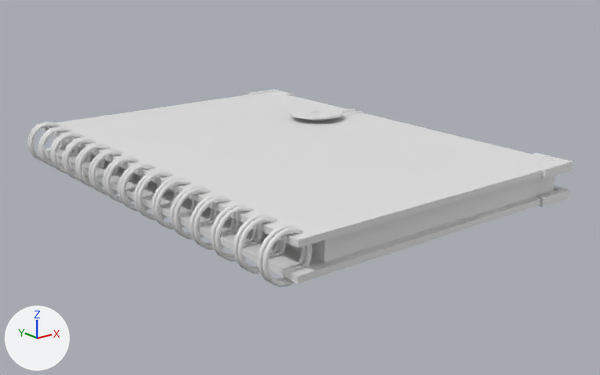
One commit to the FBX model Assets/Models/Environment/Personal Notebook.fbx: the scene before it, then after it.
Before and after are seen from a camera (50 mm lens) standing at (-0.186, -0.233, 0.133) and looking at (0.09, 0.112, -0.005). Lighting does not change. The marker at lower left points along +X, +Y and +Z. Where no turn or scale is listed for an object, it has been applied to the vertices.

The scene before the commit, as lines of its bpy script (objects in view):
```python
mat_personal_notebook = principled_material('Personal Notebook')
mat_personal_notebook.base_color = (0.8, 0.8, 0.8)  # white #e7e7e7
me_cylinder_012 = bpy.data.meshes.new('Cylinder.012')
me_cylinder_012.from_pydata(...)  # 6188 vertices, 6150 faces; spans x -0.012..0.177, y -0.002..0.251, z -0.002..0.023
me_cylinder_012.materials.append(mat_personal_notebook)  # white #e7e7e7
ob_personal_notebook = bpy.data.objects.new('Personal Notebook', me_cylinder_012)
ob_personal_notebook.location = (0.0, 0.0, 0.0)
```
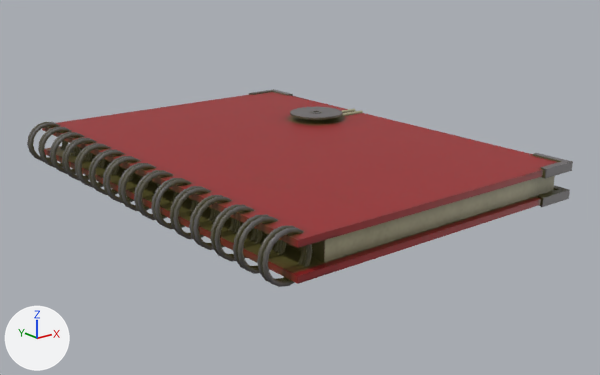
What changed in the scene script:
```text
Add img_personal_notebook_personal_notebook_diffuse_png:
    img_personal_notebook_personal_notebook_diffuse_png = load_image('Personal Notebook_Personal Notebook_Diffuse.png', 'Materials/Personal Notebook_Personal Notebook_Diffuse.png', 512, 512, 'sRGB')
Add img_personal_notebook_personal_notebook_normal_png:
    img_personal_notebook_personal_notebook_normal_png = load_image('Personal Notebook_Personal Notebook_Normal.png', 'Materials/Personal Notebook_Personal Notebook_Normal.png', 512, 512, 'Non-Color')
Change mat_personal_notebook:
    add n2 = _N.new('ShaderNodeTexImage'); n2.name = 'Image Texture'
    add n2.image = img_personal_notebook_personal_notebook_diffuse_png
    add n3 = _N.new('ShaderNodeTexImage'); n3.name = 'Image Texture.001'
    add n3.image = img_personal_notebook_personal_notebook_normal_png
    add n4 = _N.new('ShaderNodeNormalMap'); n4.name = 'Normal Map'
    where n0 = _N.new('ShaderNodeBsdfPrincipled'); n0.name = 'Principled BSDF'
    add _L.new(n2.outputs[0], n0.inputs[0])  # 'Color' to 'Base Color'
    add _L.new(n3.outputs[0], n4.inputs[1])  # 'Color' to 'Color'
    add _L.new(n4.outputs[0], n0.inputs[5])  # 'Normal' to 'Normal'
```

Pixel boxes (x1, y1, x2, y2) of what changed, in the pictures (600 x 375 px):
'Personal Notebook', surface changed (white to brown)
    both: (27, 89, 573, 287)
